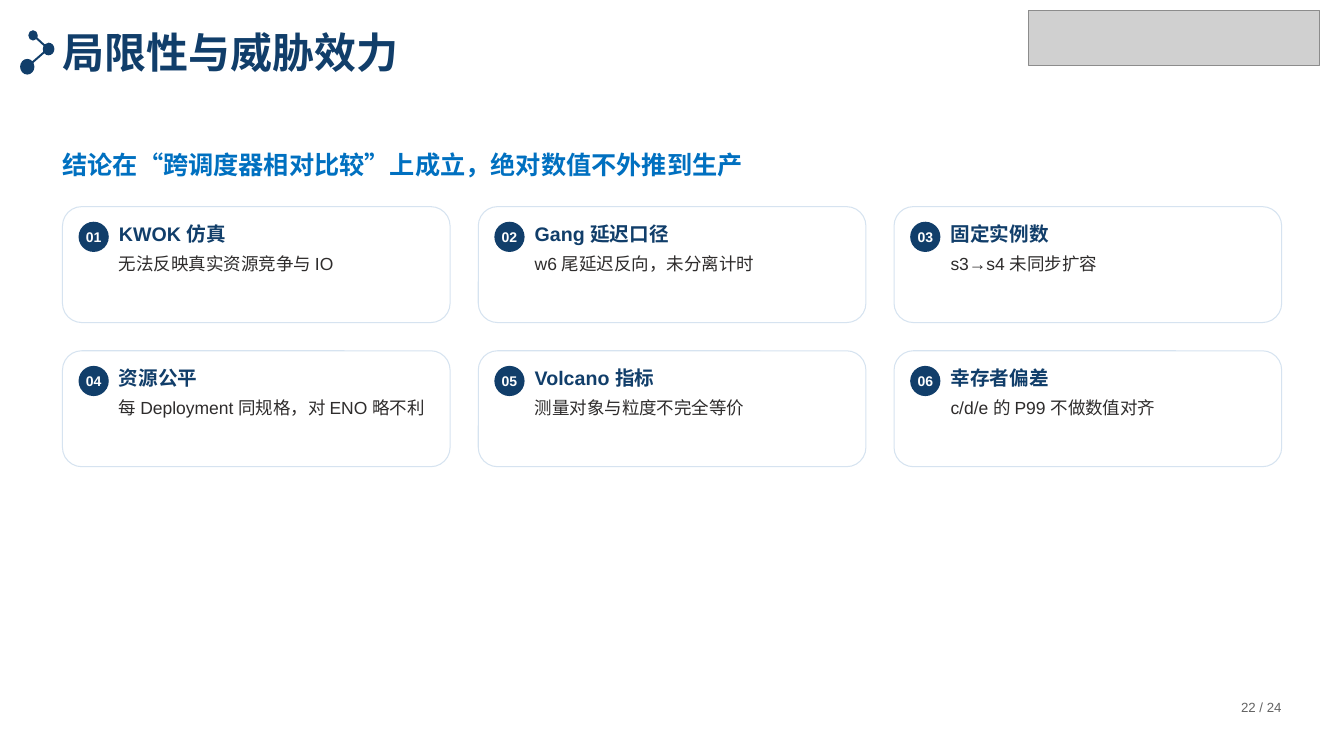
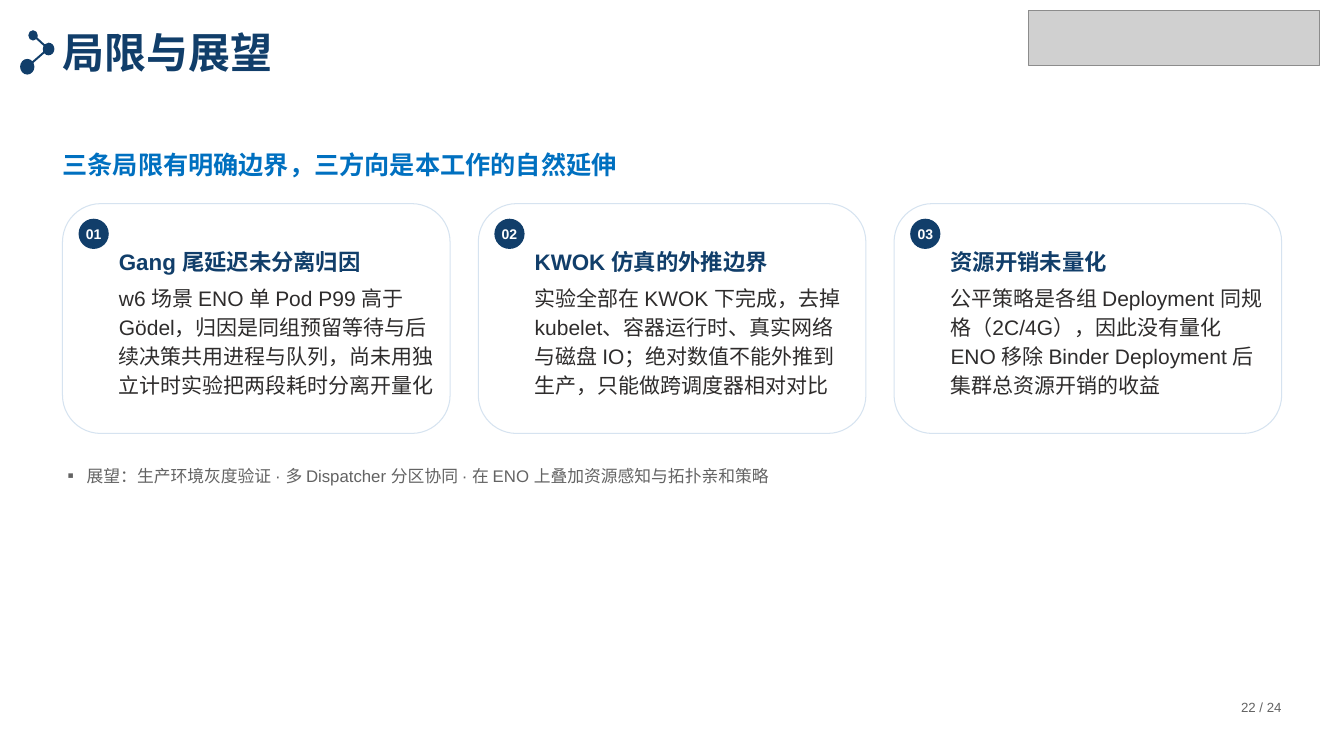
Before and after one commit to tengfei86/godel-scheduler, a slide deck: slide 22 of docs/thesis/defense/答辩PPT-北航模板版.pptx. Drawn at 1344x756 pixels with LibreOffice and Linux fonts; fonts in the diff are those of the drawing; grey boxes stand for pictures. Boxes give left, top, right and bottom in pixels: in the first picture for what was removed or moved away, otherwise in the second. Text is boxed around its words. In the diff, an @@ line names an element or a change of style, - is before the commit and + after.

```diff
--- a/docs/thesis/defense/答辩PPT-北航模板版.pptx
+++ b/docs/thesis/defense/答辩PPT-北航模板版.pptx
@@ text at (x1=62, y1=32, x2=272, y2=72): text changed @@
-局限性与威胁效力
+局限与展望
@@ text at (x1=62, y1=152, x2=616, y2=178): text changed @@
-结论在“跨调度器相对比较”上成立，绝对数值不外推到生产
+三条局限有明确边界，三方向是本工作的自然延伸
@@ rounded rectangle resized from (x1=62, y1=207, x2=450, y2=322) to (x1=62, y1=204, x2=450, y2=433) @@
@@ rounded rectangle resized from (x1=479, y1=207, x2=866, y2=322) to (x1=479, y1=204, x2=866, y2=433) @@
@@ rounded rectangle resized from (x1=894, y1=207, x2=1282, y2=322) to (x1=894, y1=204, x2=1282, y2=433) @@
@@ text removed at (x1=119, y1=224, x2=333, y2=272) @@
-KWOK 仿真
-无法反映真实资源竞争与 IO
@@ text removed at (x1=535, y1=224, x2=754, y2=272) @@
-Gang 延迟口径
-w6 尾延迟反向，未分离计时
@@ text removed at (x1=951, y1=224, x2=1097, y2=272) @@
-固定实例数
-s3→s4 未同步扩容
@@ text added at (x1=119, y1=251, x2=434, y2=395), 15 pt, text #2E2C2C @@
+Gang 尾延迟未分离归因
+w6 场景 ENO 单 Pod P99 高于 Gödel，归因是同组预留等待与后续决策共用进程与队列，尚未用独立计时实验把两段耗时分离开量化
@@ text added at (x1=535, y1=251, x2=840, y2=395), 15 pt, text #2E2C2C @@
+KWOK 仿真的外推边界
+实验全部在 KWOK 下完成，去掉 kubelet、容器运行时、真实网络与磁盘 IO；绝对数值不能外推到生产，只能做跨调度器相对对比
@@ text added at (x1=951, y1=251, x2=1262, y2=395), 15 pt, text #2E2C2C @@
+资源开销未量化
+公平策略是各组 Deployment 同规格（2C/4G），因此没有量化 ENO 移除 Binder Deployment 后集群总资源开销的收益
@@ rounded rectangle removed at (x1=62, y1=351, x2=450, y2=466) @@
@@ rounded rectangle removed at (x1=479, y1=351, x2=866, y2=466) @@
@@ rounded rectangle removed at (x1=894, y1=351, x2=1282, y2=466) @@
@@ ellipse removed at (x1=79, y1=366, x2=109, y2=396) @@
-04
@@ text removed at (x1=119, y1=368, x2=424, y2=418) @@
-资源公平
-每 Deployment 同规格，对 ENO 略不利
@@ ellipse removed at (x1=495, y1=366, x2=525, y2=396) @@
-05
@@ text removed at (x1=535, y1=368, x2=745, y2=416) @@
-Volcano 指标
-测量对象与粒度不完全等价
@@ ellipse removed at (x1=910, y1=366, x2=940, y2=396) @@
-06
@@ text removed at (x1=951, y1=368, x2=1156, y2=416) @@
-幸存者偏差
-c/d/e 的 P99 不做数值对齐
@@ text added at (x1=87, y1=468, x2=769, y2=486), 12 pt, text #636363 @@
+▪ 展望：生产环境灰度验证 · 多 Dispatcher 分区协同 · 在 ENO 上叠加资源感知与拓扑亲和策略
```
Also in this commit, not shown: 3 other files.
